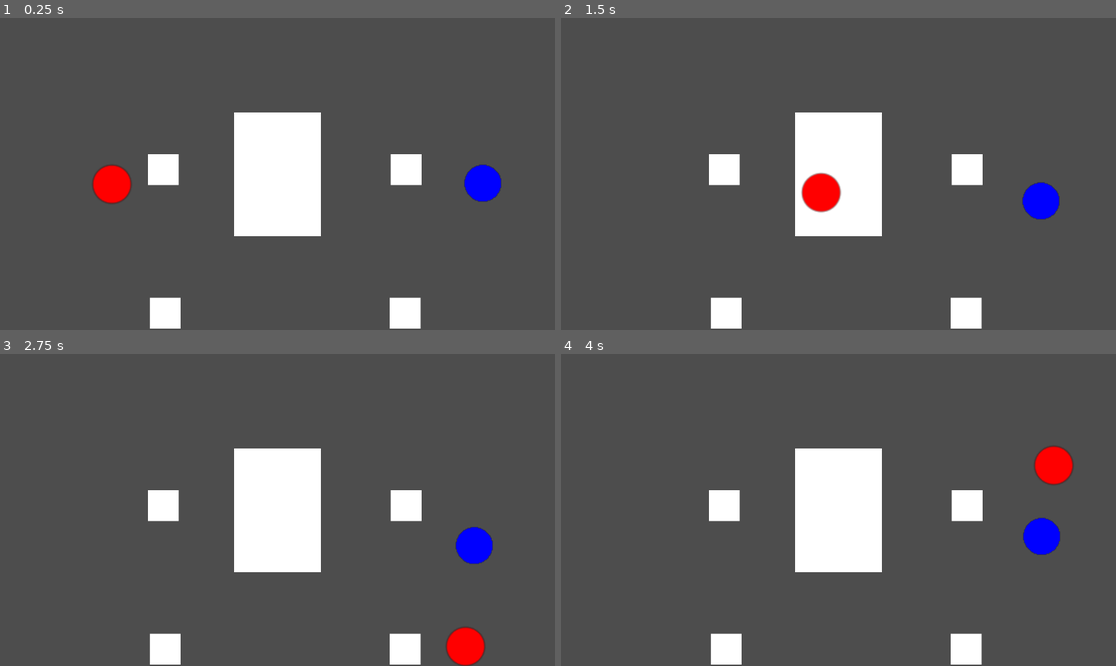
Above: before the commit, frames 1-4 (two rows, left to right).
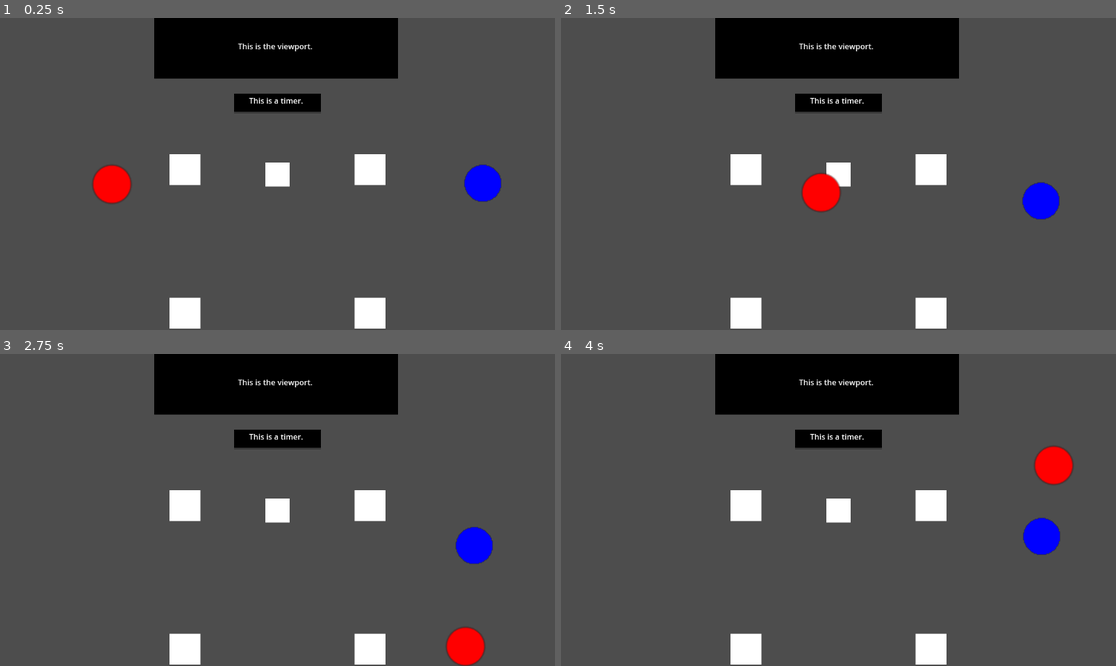
Above: after the commit, the same moments.

Repository: rynong99/fishtank
Game: Godot game, scene res://main.tscn
Same seed, same stepped clock (60 frames per second), same inputs: the game is played once before the commit and once after it.
Inputs:
- Up to frame 1 (0.25 s): no input
- Up to frame 2 (1.5 s): tap Enter at 0.5 s; hold D (p1right) 0.53-1.28 s; tap Down (p2down) at 0.6 s; hold S (p1down) from 1.28 s (still down); tap Left (p2left) at 1.35 s
- Up to frame 3 (2.75 s): release S (p1down) at 2.03 s; hold D (p1right) from 2.03 s (still down); tap Right (p2right) at 2.1 s
- Up to frame 4 (4 s): release D (p1right) at 2.78 s; hold W (p1up) 2.78-3.53 s; tap Up (p2up) at 2.85 s; hold A (p1left) from 3.53 s (still down); tap Down (p2down) at 3.6 s

The runs differ from the first frame. In frame 1, 19% of the frame differs, in the area x 26-76%, y 0-100%; in frame 2, 18%; in frame 3, 19%; in frame 4, 19%.

Commit message:
Minimap Implementation
Minimap added to the game.

Diff:
--- a/Tank.tscn
+++ b/Tank.tscn
@@ -27,7 +27,7 @@
 
 [node name="Right" type="Area2D" parent="."]
 z_index = -1
-position = Vector2(843, 315)
+position = Vector2(768, 315)
 
 [node name="CollisionShape2D" type="CollisionShape2D" parent="Right"]
 shape = SubResource("RectangleShape2D_0xm2m")
@@ -37,7 +37,7 @@
 
 [node name="Left" type="Area2D" parent="."]
 z_index = -1
-position = Vector2(339, 315)
+position = Vector2(384, 315)
 
 [node name="CollisionShape2D" type="CollisionShape2D" parent="Left"]
 shape = SubResource("RectangleShape2D_0xm2m")
@@ -47,7 +47,7 @@
 
 [node name="Reverse" type="Area2D" parent="."]
 z_index = -1
-position = Vector2(343, 613)
+position = Vector2(384, 613)
 
 [node name="CollisionShape2D" type="CollisionShape2D" parent="Reverse"]
 shape = SubResource("RectangleShape2D_0xm2m")
@@ -57,7 +57,7 @@
 
 [node name="Forward" type="Area2D" parent="."]
 z_index = -1
-position = Vector2(841, 613)
+position = Vector2(768, 613)
 
 [node name="CollisionShape2D" type="CollisionShape2D" parent="Forward"]
 shape = SubResource("RectangleShape2D_0xm2m")
@@ -86,7 +86,6 @@
 [node name="Right" type="CollisionShape2D" parent="WorldBorder"]
 position = Vector2(308, -308)
 rotation = -1.55509
-scale = Vector2(1, 1)
 shape = SubResource("WorldBoundaryShape2D_h2yge")
 
 [connection signal="body_entered" from="Right" to="." method="_on_right_body_entered"]
--- /dev/null
+++ b/TankMovement.gd
@@ -0,0 +1,24 @@
+extends CharacterBody2D
+var speed = 50
+var tank_direction = DirectionController.direction
+var tank_rotation = DirectionController.rotation
+func _physics_process(delta: float) -> void:
+
+	get_tank_direction()
+	get_tank_rotation()
+	var direction = Vector2.UP.rotated(rotation)
+	if tank_rotation == "Left":
+		rotation -= 0.025
+	elif tank_rotation == "Right":
+		rotation += 0.025
+	if tank_direction == "Forward":
+		velocity = speed * direction
+	elif tank_direction == "Reverse":
+		velocity = -speed * direction
+	elif tank_direction == "Stopped":
+		velocity = Vector2.ZERO
+	move_and_slide()
+func get_tank_direction():
+	tank_direction = DirectionController.direction
+func get_tank_rotation():
+	tank_rotation = DirectionController.rotation
--- a/main.tscn
+++ b/main.tscn
@@ -3,7 +3,7 @@
 [ext_resource type="PackedScene" uid="uid://dqcoa3gbbljx1" path="res://outside_viewer.tscn" id="1_uu6xs"]
 [ext_resource type="PackedScene" uid="uid://dir55ohfmcb1a" path="res://Tank.tscn" id="2_r0du0"]
 
-[node name="Node" type="Node"]
+[node name="UnifiedGame" type="Node"]
 
 [node name="OutsideViewer" parent="." instance=ExtResource("1_uu6xs")]
 
--- a/outside_viewer.tscn
+++ b/outside_viewer.tscn
@@ -1,4 +1,6 @@
-[gd_scene format=3 uid="uid://dqcoa3gbbljx1"]
+[gd_scene load_steps=2 format=3 uid="uid://dqcoa3gbbljx1"]
+
+[ext_resource type="PackedScene" uid="uid://d1yph1vvvay2r" path="res://tank_move_test.tscn" id="1_uwmg1"]
 
 [node name="OutsideViewer" type="Control"]
 layout_mode = 3
@@ -23,7 +25,29 @@
 size = Vector2i(512, 128)
 render_target_update_mode = 4
 
-[node name="ColorRect" type="ColorRect" parent="."]
+[node name="ColorRect2" type="ColorRect" parent="."]
+layout_mode = 2
+offset_left = 320.0
+offset_right = 826.0
+offset_bottom = 126.0
+color = Color(0, 0, 0, 1)
+
+[node name="RichTextLabel" type="RichTextLabel" parent="ColorRect2"]
+layout_mode = 1
+anchors_preset = 8
+anchor_left = 0.5
+anchor_top = 0.5
+anchor_right = 0.5
+anchor_bottom = 0.5
+offset_left = -79.0
+offset_top = -16.0
+offset_right = 79.0
+offset_bottom = 16.0
+grow_horizontal = 2
+grow_vertical = 2
+text = "This is the viewport."
+
+[node name="Minimap" type="ColorRect" parent="."]
 layout_mode = 1
 anchors_preset = 8
 anchor_left = 0.5
@@ -36,3 +60,69 @@
 offset_bottom = 128.5
 grow_horizontal = 2
 grow_vertical = 2
+color = Color(0, 0, 0, 1)
+
+[node name="RichTextLabel" type="RichTextLabel" parent="Minimap"]
+layout_mode = 1
+anchors_preset = 8
+anchor_left = 0.5
+anchor_top = 0.5
+anchor_right = 0.5
+anchor_bottom = 0.5
+offset_left = -59.5
+offset_top = -16.0
+offset_right = 59.5
+offset_bottom = 16.0
+grow_horizontal = 2
+grow_vertical = 2
+text = "Minimap here."
+
+[node name="SubViewportContainer" type="SubViewportContainer" parent="Minimap"]
+clip_contents = true
+layout_mode = 0
+offset_top = 0.5
+offset_right = 180.0
+offset_bottom = 256.5
+stretch = true
+
+[node name="SubViewport" type="SubViewport" parent="Minimap/SubViewportContainer"]
+handle_input_locally = false
+size = Vector2i(180, 256)
+render_target_update_mode = 4
+
+[node name="TankMoveTest" parent="Minimap/SubViewportContainer/SubViewport" instance=ExtResource("1_uwmg1")]
+position = Vector2(576, 263)
+scale = Vector2(50, 50)
+
+[node name="SubViewport" type="SubViewport" parent="Minimap"]
+
+[node name="ColorRect" type="ColorRect" parent="."]
+layout_mode = 1
+anchors_preset = 8
+anchor_left = 0.5
+anchor_top = 0.5
+anchor_right = 0.5
+anchor_bottom = 0.5
+offset_left = -90.0
+offset_top = -167.0
+offset_right = 90.0
+offset_bottom = -129.0
+grow_horizontal = 2
+grow_vertical = 2
+color = Color(0, 0, 0, 1)
+
+[node name="RichTextLabel" type="RichTextLabel" parent="ColorRect"]
+layout_mode = 1
+anchors_preset = 8
+anchor_left = 0.5
+anchor_top = 0.5
+anchor_right = 0.5
+anchor_bottom = 0.5
+offset_left = -59.5
+offset_top = -16.0
+offset_right = 59.5
+offset_bottom = 16.0
+grow_horizontal = 2
+grow_vertical = 2
+text = "This is a timer.
+"
--- a/player1.gd
+++ b/player1.gd
@@ -3,4 +3,4 @@
 var velocity = Vector2.ZERO
 func _physics_process(delta: float) -> void:
 	var direction = Input.get_vector("p1left","p1right","p1up","p1down")
-	apply_central_force(direction*1000)
+	apply_central_force(direction*speed)
--- a/player2.gd
+++ b/player2.gd
@@ -3,4 +3,4 @@
 var velocity = Vector2.ZERO
 func _physics_process(delta: float) -> void:
 	var direction = Input.get_vector("p2left","p2right","p2up","p2down")
-	apply_central_force(direction*1000)
+	apply_central_force(direction*speed)
--- /dev/null
+++ b/tank_move_test.tscn
@@ -0,0 +1,104 @@
+[gd_scene load_steps=12 format=3 uid="uid://d1yph1vvvay2r"]
+
+[ext_resource type="Script" uid="uid://dt2vyjbtaejoq" path="res://TankMovement.gd" id="1_ilxhq"]
+
+[sub_resource type="RectangleShape2D" id="RectangleShape2D_nxqqa"]
+size = Vector2(124, 284)
+
+[sub_resource type="Gradient" id="Gradient_h2yge"]
+offsets = PackedFloat32Array(1)
+colors = PackedColorArray(0, 0.498039, 0, 1)
+
+[sub_resource type="GradientTexture2D" id="GradientTexture2D_nxqqa"]
+gradient = SubResource("Gradient_h2yge")
+
+[sub_resource type="RectangleShape2D" id="RectangleShape2D_ilxhq"]
+size = Vector2(64, 141.75)
+
+[sub_resource type="RectangleShape2D" id="RectangleShape2D_0s1gw"]
+size = Vector2(128, 20)
+
+[sub_resource type="Gradient" id="Gradient_rqrev"]
+offsets = PackedFloat32Array(1)
+colors = PackedColorArray(1, 0, 0, 1)
+
+[sub_resource type="GradientTexture2D" id="GradientTexture2D_ijqg4"]
+gradient = SubResource("Gradient_rqrev")
+
+[sub_resource type="RectangleShape2D" id="RectangleShape2D_ogedf"]
+size = Vector2(128, 20)
+
+[sub_resource type="CanvasTexture" id="CanvasTexture_nxqqa"]
+
+[sub_resource type="RectangleShape2D" id="RectangleShape2D_s8t7o"]
+size = Vector2(1, 1)
+
+[node name="TankMoveTest" type="Node2D"]
+
+[node name="ObjectTest2" type="StaticBody2D" parent="."]
+z_index = -1
+position = Vector2(10, 0)
+scale = Vector2(0.25, 0.25)
+
+[node name="CollisionShape2D" type="CollisionShape2D" parent="ObjectTest2"]
+position = Vector2(30, -98)
+shape = SubResource("RectangleShape2D_nxqqa")
+
+[node name="Sprite2D" type="Sprite2D" parent="ObjectTest2"]
+position = Vector2(30, -98)
+scale = Vector2(1.9375, 4.4375)
+texture = SubResource("GradientTexture2D_nxqqa")
+
+[node name="ObjectTest" type="StaticBody2D" parent="."]
+z_index = -1
+position = Vector2(-18, -5)
+scale = Vector2(0.5, 0.5)
+
+[node name="CollisionShape2D" type="CollisionShape2D" parent="ObjectTest"]
+position = Vector2(0, -39.125)
+shape = SubResource("RectangleShape2D_ilxhq")
+
+[node name="Sprite2D" type="Sprite2D" parent="ObjectTest"]
+position = Vector2(0, -39)
+scale = Vector2(1, 2.21875)
+texture = SubResource("GradientTexture2D_nxqqa")
+
+[node name="Start Line" type="StaticBody2D" parent="."]
+z_index = -1
+position = Vector2(12.5, 0)
+scale = Vector2(0.0625, 0.0625)
+
+[node name="CollisionShape2D" type="CollisionShape2D" parent="Start Line"]
+position = Vector2(-200, 176)
+shape = SubResource("RectangleShape2D_0s1gw")
+
+[node name="Sprite2D" type="Sprite2D" parent="Start Line"]
+position = Vector2(-200, 176)
+scale = Vector2(1.9375, 0.21875)
+texture = SubResource("GradientTexture2D_ijqg4")
+
+[node name="Finish Line" type="StaticBody2D" parent="."]
+z_index = -1
+position = Vector2(12.5, 0)
+scale = Vector2(0.0625, 0.0625)
+
+[node name="CollisionShape2D" type="CollisionShape2D" parent="Finish Line"]
+position = Vector2(-200, -960)
+shape = SubResource("RectangleShape2D_ogedf")
+
+[node name="Sprite2D" type="Sprite2D" parent="Finish Line"]
+position = Vector2(-200, -960)
+scale = Vector2(1.9375, 0.21875)
+texture = SubResource("GradientTexture2D_ijqg4")
+
+[node name="Tank" type="CharacterBody2D" parent="."]
+script = ExtResource("1_ilxhq")
+
+[node name="Sprite2D" type="Sprite2D" parent="Tank"]
+texture = SubResource("CanvasTexture_nxqqa")
+
+[node name="CollisionShape2D" type="CollisionShape2D" parent="Tank"]
+shape = SubResource("RectangleShape2D_s8t7o")
+
+[node name="Camera2D" type="Camera2D" parent="Tank"]
+ignore_rotation = false
Not shown: 1 places in Tank.tscn that only renumber resources
Not shown, added: TankMovement.gd.uid
